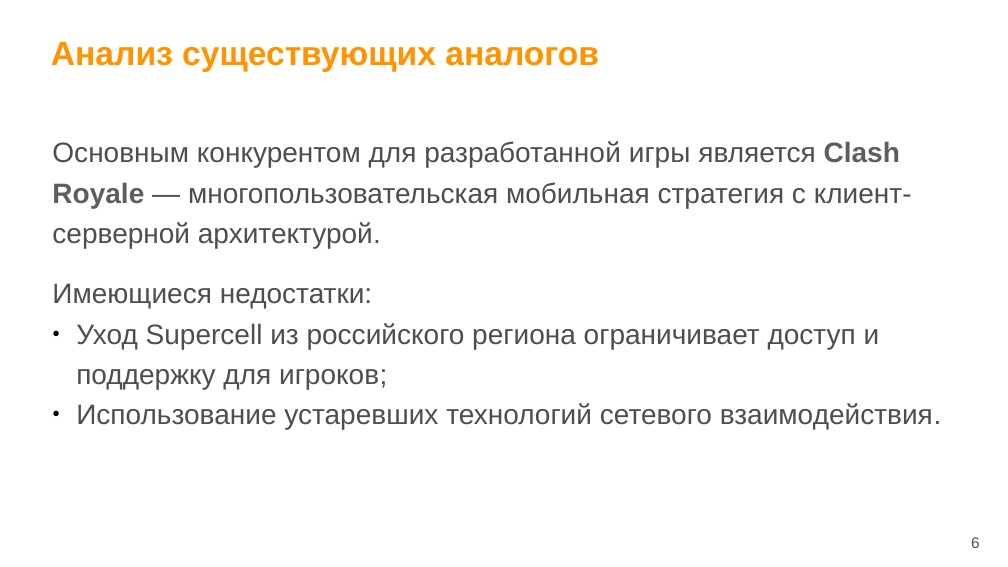
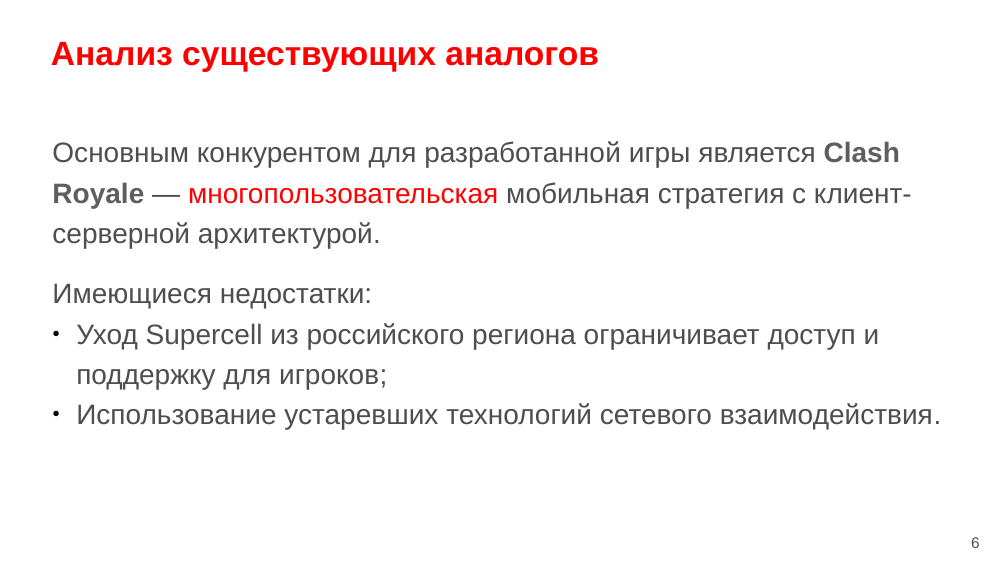
Before and after one commit to wemik2323/vkr, a slide deck: slide 6 of docs/Result/Презентация.pptx. Drawn at 1008x567 pixels with LibreOffice and Linux fonts; fonts in the diff are those of the drawing; background and template pictures are left out. Boxes give left, top, right and bottom in pixels: in the first picture for what was removed or moved away, otherwise in the second. Text is boxed around its words. In the diff, an @@ line names an element or a change of style, - is before the commit and + after.

```diff
--- a/docs/Result/Презентация.pptx
+++ b/docs/Result/Презентация.pptx
@@ title "Анализ существующих аналогов" at (51,42,599,72): text colour #FF9400 to #FF0000 @@
@@ text at (52,141,912,248): text colour #4D4E4F to #FF0000 in "многопользовательская" @@
```
Also in this commit, not shown: 5 other slides changed.
